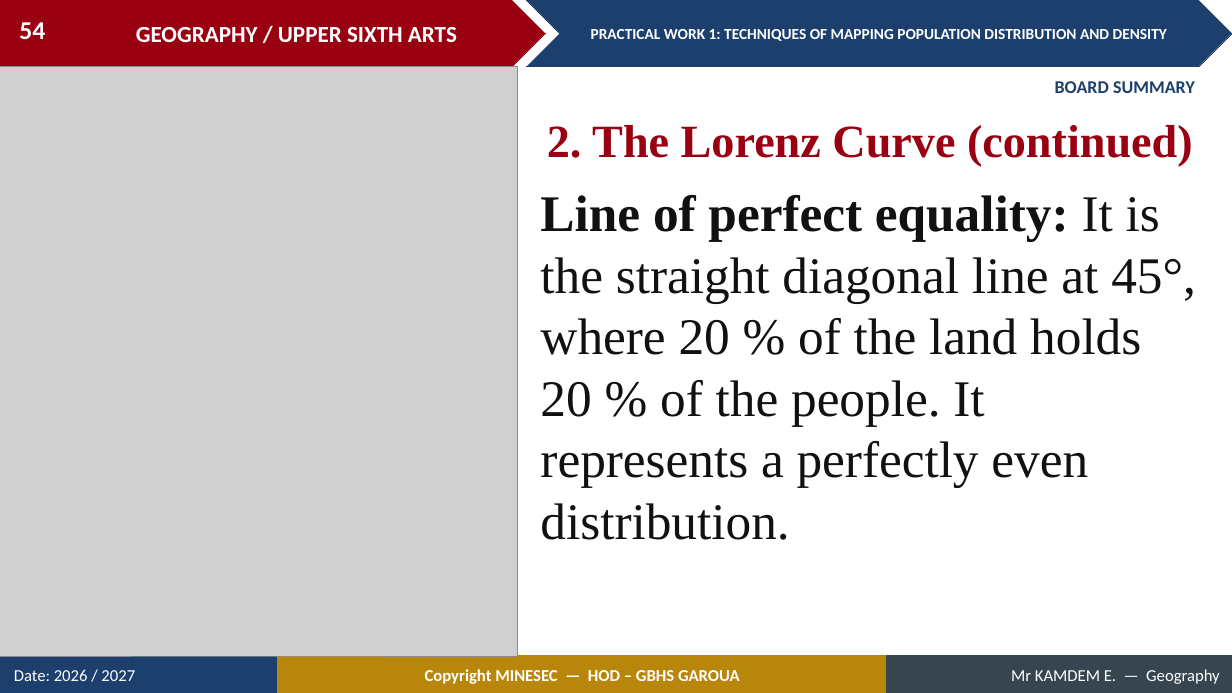
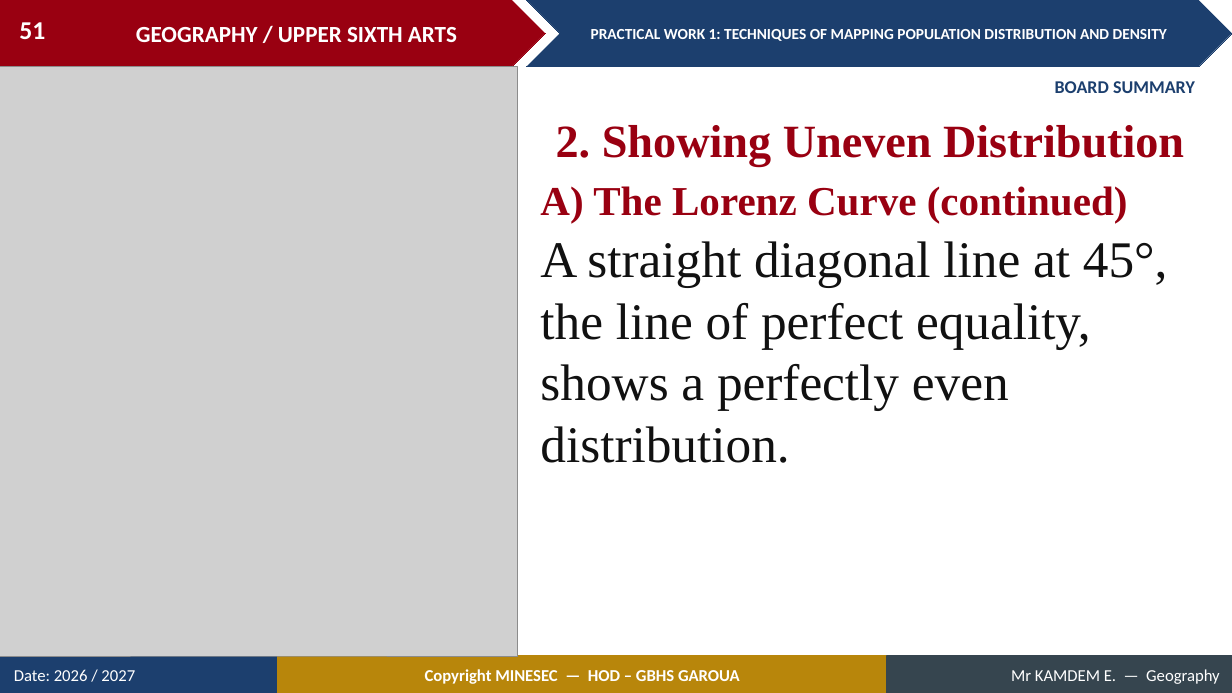
Before and after one commit to Berthautk/linea-github, a slide deck: slide 51 of lecons/USA/Population Geography/03_USA_POP_PW01_Techniques_of_Mapping_Population_Distribution_and_Density.pptx (slide 54 before the commit). Drawn at 1232x693 pixels with LibreOffice and Linux fonts; fonts in the diff are those of the drawing; grey boxes stand for pictures. Boxes give left, top, right and bottom in pixels: in the first picture for what was removed or moved away, otherwise in the second. Text is boxed around its words. In the diff, an @@ line names an element or a change of style, - is before the commit and + after.

```diff
--- a/lecons/USA/Population Geography/03_USA_POP_PW01_Techniques_of_Mapping_Population_Distribution_and_Density.pptx
+++ b/lecons/USA/Population Geography/03_USA_POP_PW01_Techniques_of_Mapping_Population_Distribution_and_Density.pptx
@@ page number at [19,22,45,39]: text changed @@
-54
+51
@@ text at [556,125,1184,166]: text changed @@
-2. The Lorenz Curve (continued)
+2. Showing Uneven Distribution
@@ text added at [540,186,1128,222], 32 pt, text #990011, bold @@
+A) The Lorenz Curve (continued)
@@ text at [540,241,1168,463]: text changed @@
-Line of perfect equality: It is the straight diagonal line at 45°, where 20 % of the land holds 20 % of the people. It represents a perfectly even distribution.
+A straight diagonal line at 45°, the line of perfect equality, shows a perfectly even distribution.
```
Also in this commit, not shown: 29 other slides changed, 2 slides added, 8 slides removed, 3 other files.
